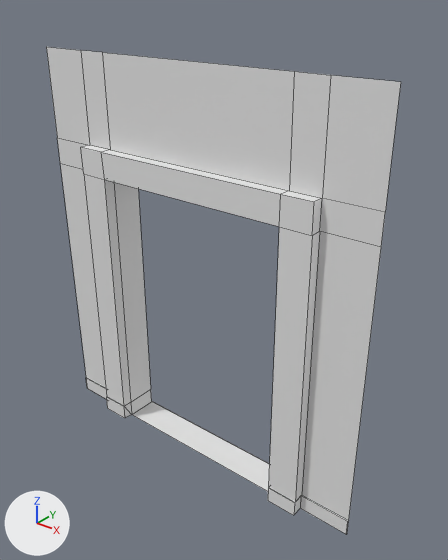
The FBX model Assets/_Main/Models/Elevator/ElevatorOutsideTile.fbx: old version first, new version second.
Both versions are drawn from a 50 mm lens placed at (1.67, -1.92, 2.19), pointed at (0.09, 0.06, 0.97). Lighting does not change. The marker at lower left points along +X, +Y and +Z. Mesh edges are drawn as thin lines. Where no turn or scale is listed for an object, it has been applied to the vertices.

Objects in the first picture: 'ElevatorOutsideTile'.
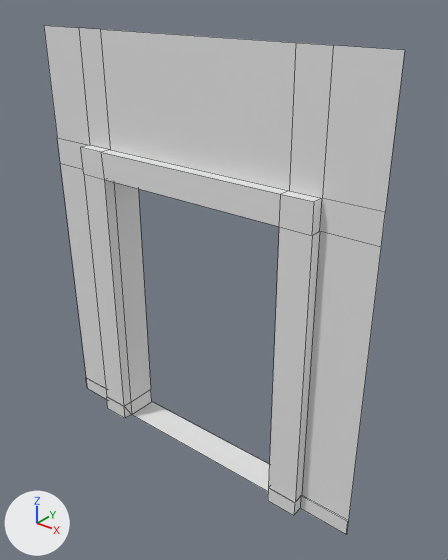
Location of each change, [x1, y1, x2, y2] in pixels of the pictures (448 x 560 px; the box of a moved part takes in the faces that stretch with it):
'ElevatorOutsideTile', reshaped: before [46, 47, 401, 534]; after [44, 25, 405, 534]
part 1 of me_plane_004, moved or reshaped: before [46, 47, 401, 212]; after [44, 25, 405, 212]

Patch to the scene script:
```diff
--- a/Assets/_Main/Models/Elevator/ElevatorOutsideTile.fbx.py
+++ b/Assets/_Main/Models/Elevator/ElevatorOutsideTile.fbx.py
@@ me_plane_004 @@
 me_plane_004.from_pydata(...)  # 64 vertices, 49 faces; spans x -0.88..0.86, y -0.11..0.11, z -0.01..1.91
 # used by ob_elevatoroutsidetile; location = (0.0, 0.0, 0.0)
 # before: 0 (-0.88, -0.05, 1.91) at pixel (46, 46), 2 (0.86, -0.05, 1.91) at pixel (400, 81), 14 (-0.49, -0.05, 1.91) at pixel (102, 52), 15 (0.48, -0.05, 1.91) at pixel (294, 71), 23 (0.62, -0.05, 1.91) at pixel (330, 75)
 # before: 28 (-0.63, -0.05, 1.91) at pixel (80, 50)
+# me_plane_004 part 1
+for i in [0, 2, 14, 15, 23, 28]: me_plane_004.vertices[i].co += Vector((0.0, 0.0, 0.09))
```
